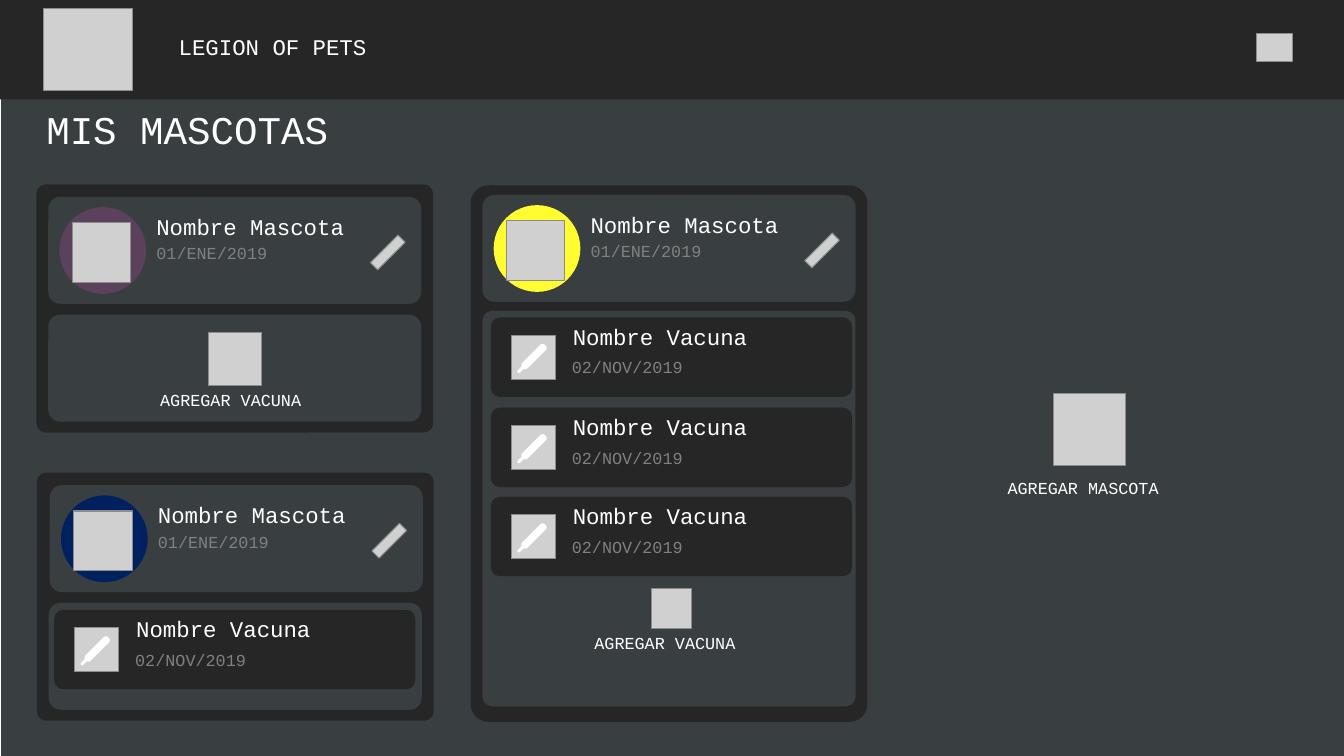
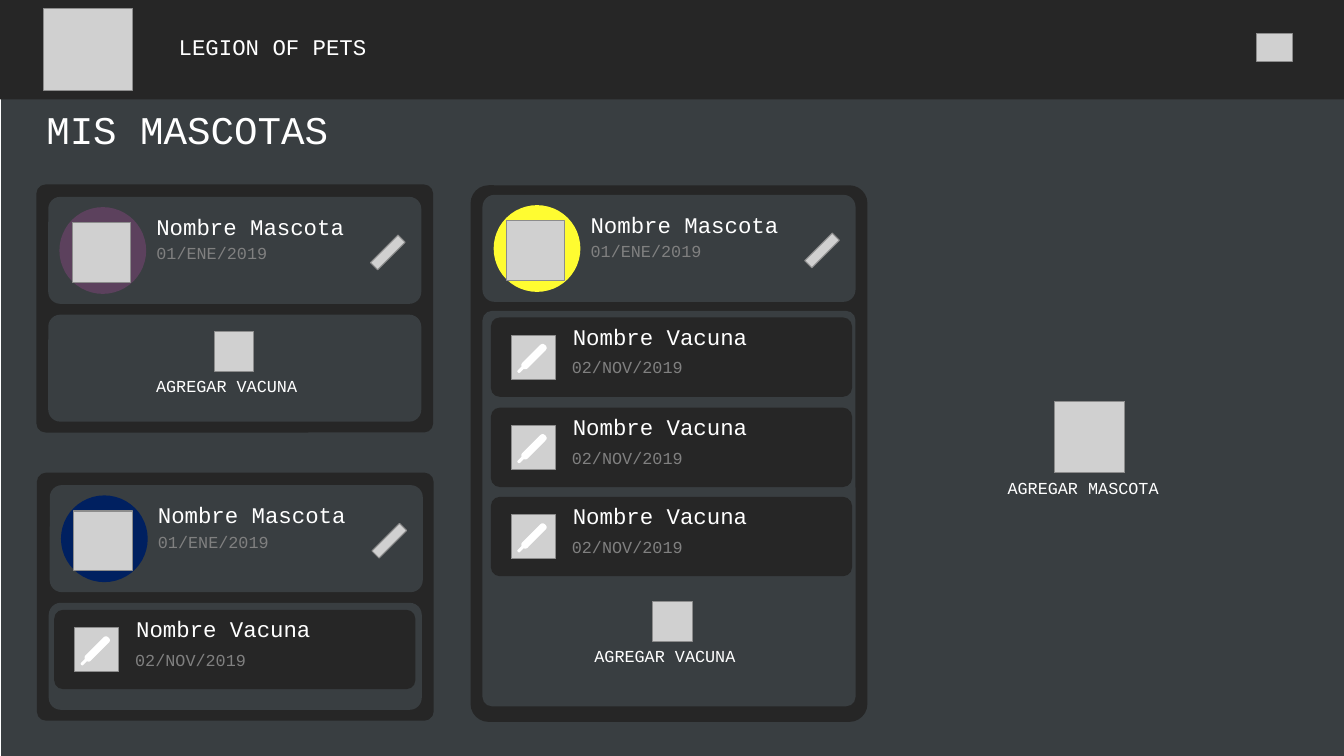
Before and after one commit to fafi-svg/App_web_vacunas, a slide deck: slide 25 of Documents_Desing/Diseños_veterinaria_vacunas.pptx. Drawn at 1344x756 pixels with LibreOffice and Linux fonts; fonts in the diff are those of the drawing; grey boxes stand for pictures; background and template pictures are left out. Boxes give left, top, right and bottom in pixels: in the first picture for what was removed or moved away, otherwise in the second. Text is boxed around its words. In the diff, an @@ line names an element or a change of style, - is before the commit and + after.

```diff
--- a/Documents_Desing/Diseños_veterinaria_vacunas.pptx
+++ b/Documents_Desing/Diseños_veterinaria_vacunas.pptx
@@ picture: place and size @@
-picture at [209,333,261,385]
+picture at [215,332,254,371]
@@ text "AGREGAR VACUNA": place and size @@
-text "AGREGAR VACUNA" at [160,395,301,406]
+text "AGREGAR VACUNA" at [156,381,297,392]
@@ picture: place and size @@
-picture at [1054,393,1126,466]
+picture at [1055,401,1125,473]
@@ picture removed at [652,589,692,628] @@
@@ picture added at [653,602,693,641] @@
@@ text "AGREGAR VACUNA": place and size @@
-text "AGREGAR VACUNA" at [594,638,735,649]
+text "AGREGAR VACUNA" at [594,651,735,662]
```
Also in this commit, not shown: 5 other slides changed, 1 slide added, 1 slide removed, 19 other files.
